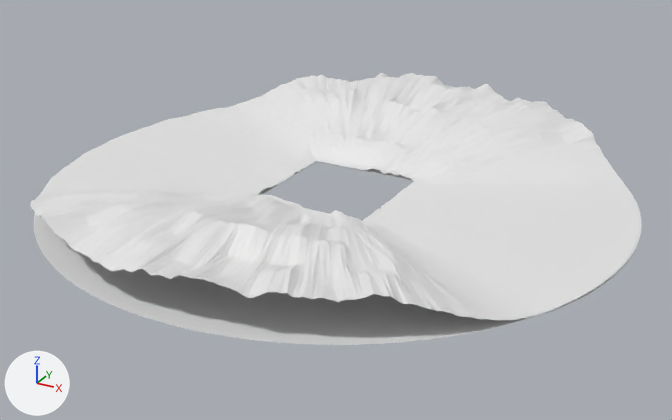
The Blender file art/world/source/world_backdrop.blend as it was, and as the next commit left it.
The view is the same before and after, from a 50 mm lens placed at (7119.0, -12993.0, 6088.0), pointed at (115.0, -258.0, -279.0). Arrows for +X, +Y and +Z are at lower left; the lights stay in place. The first picture is the older version.

Before the edit, the objects in view are built like this:
```python
me_backdrop = bpy.data.meshes.new('backdrop')
me_backdrop.from_pydata(...)  # 8704 vertices, 8192 faces; spans x -5000.0..5000.0, y -5000.0..5000.0, z -50.0..777.0
me_backdrop.materials.append(mat_ground_placeholder)  # white #e7e7e7
me_backdrop_sea = bpy.data.meshes.new('backdrop sea')
me_backdrop_sea.from_pydata(...)  # 8192 vertices, 7680 faces; spans x -5000.0..5000.0, y -5000.0..5000.0, z -17.0
me_backdrop_sea.materials.append(mat_water_placeholder)  # white #e7e7e7
ob_backdrop = bpy.data.objects.new('backdrop', me_backdrop)
ob_backdrop.location = (0.0, 0.0, 0.0)
ob_backdrop_sea = bpy.data.objects.new('backdrop sea', me_backdrop_sea)
ob_backdrop_sea.location = (0.0, 0.0, 0.0)
```
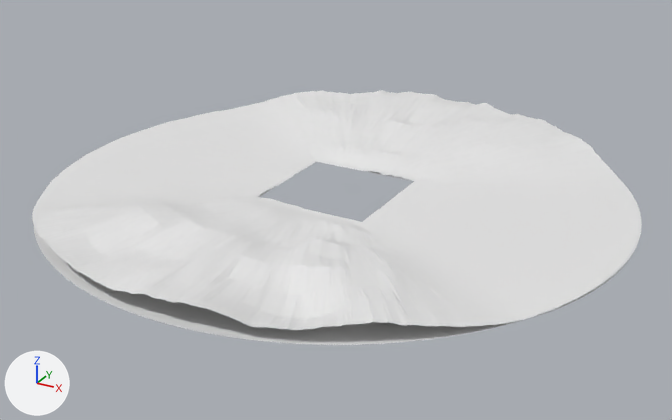
The change, as a list of edits to the scene's bpy script:
```text
Change me_backdrop:
    used by ob_backdrop; location = (0.0, 0.0, 0.0)
    remove me_backdrop.from_pydata(...)  # 8704 vertices, 8192 faces; spans x -5000.0..5000.0, y -5000.0..5000.0, z -50.0..777.0
    add me_backdrop.from_pydata(...)  # 8704 vertices, 8192 faces; spans x -5000.0..5000.0, y -5000.0..5000.0, z -40.0..392.0
    me_backdrop part 1: 8651 of 8704 vertices moved; they spanned x -5000.0..5000.0, y -5000.0..5000.0, z -50.0..777.0 and now span x -5000.0..5000.0, y -5000.0..5000.0, z -40.0..392.0; mean shift (0.0, 0.0, -97.0); largest move (1587.0, -4115.0, 698.0) -> (1587.0, -4115.0, 20.0)
```

Where the change shows, as pixel boxes [x1, y1, x2, y2] in the pictures (672 x 420 px):
'backdrop', reshaped
    before: [30, 73, 640, 320]
    after: [32, 90, 640, 330]
